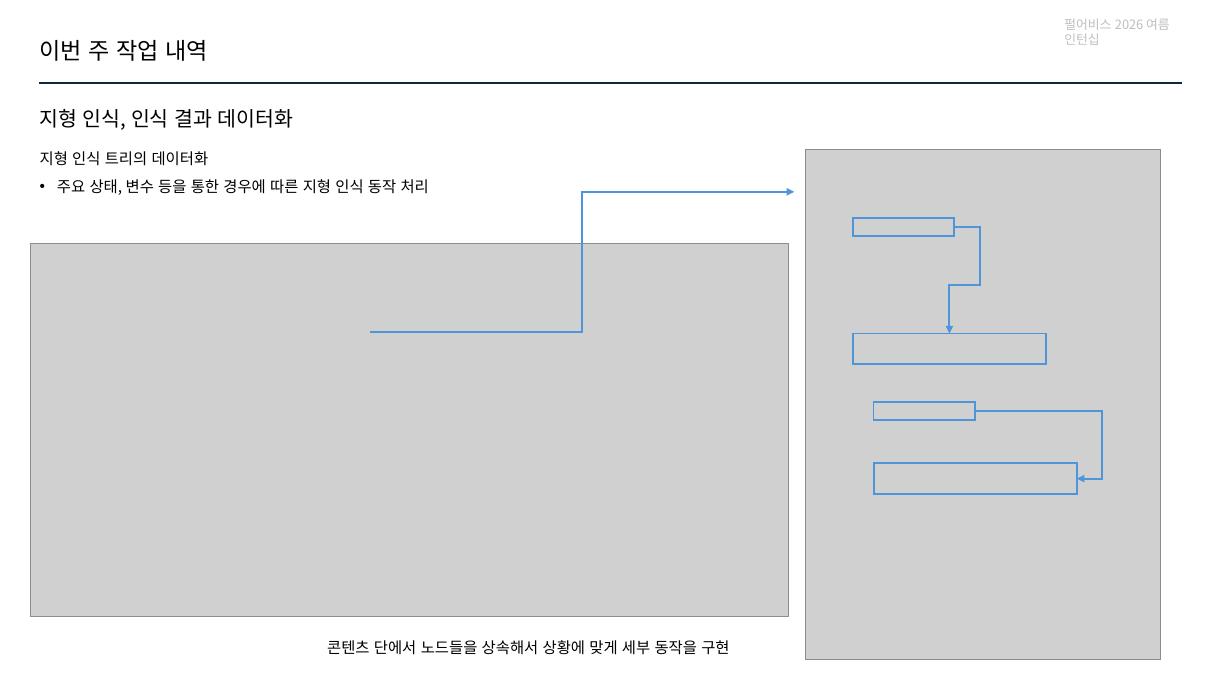
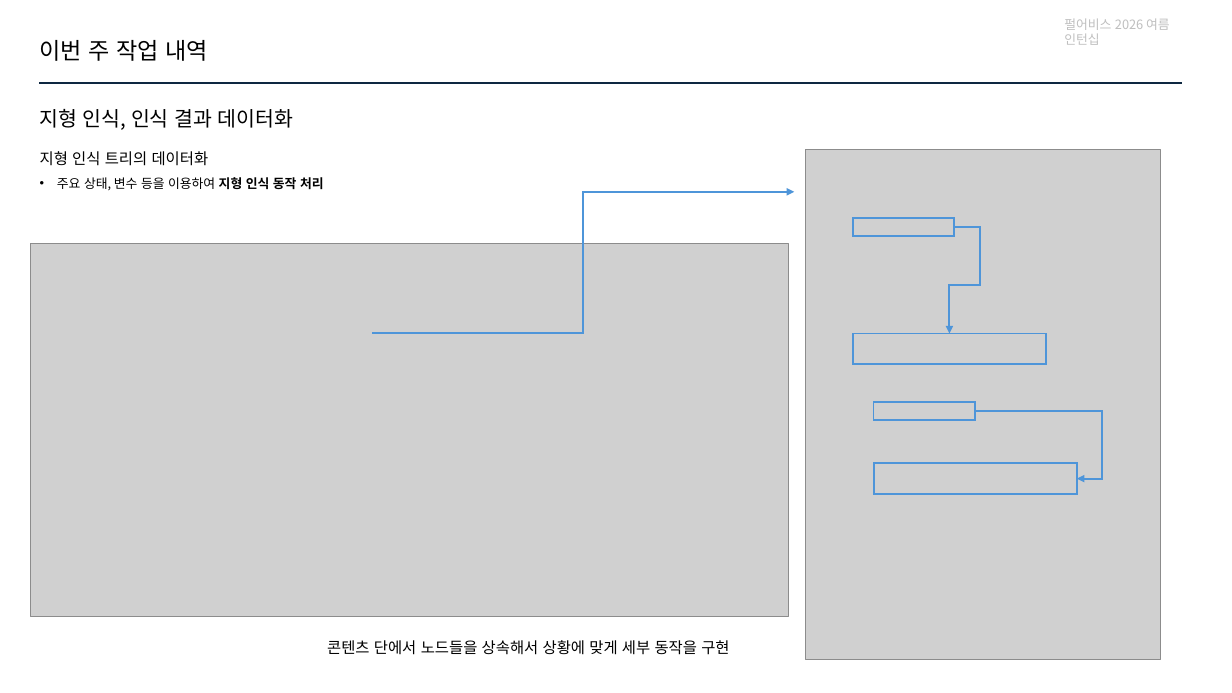
Before and after one commit to jhk0701/PA26-Character-Animation-Parkour, a slide deck: slide 5 of PPT/week6.pptx. Drawn at 1232x693 pixels with LibreOffice and Linux fonts; fonts in the diff are those of the drawing; grey boxes stand for pictures. Boxes give left, top, right and bottom in pixels: in the first picture for what was removed or moved away, otherwise in the second. Text is boxed around its words. In the diff, an @@ line names an element or a change of style, - is before the commit and + after.

```diff
--- a/PPT/week6.pptx
+++ b/PPT/week6.pptx
@@ text at [57, 177, 324, 191]: text changed; size 12 to 10 pt @@
-• 주요 상태, 변수 등을 통한 경우에 따른 지형 인식 동작 처리
+• 주요 상태, 변수 등을 이용하여 지형 인식 동작 처리
@@ elbow arrow (372, 334) - (795, 192): route changed @@
```
Also in this commit, not shown: 11 other slides changed, 1 slide added, 1 slide removed, 11 other files.
